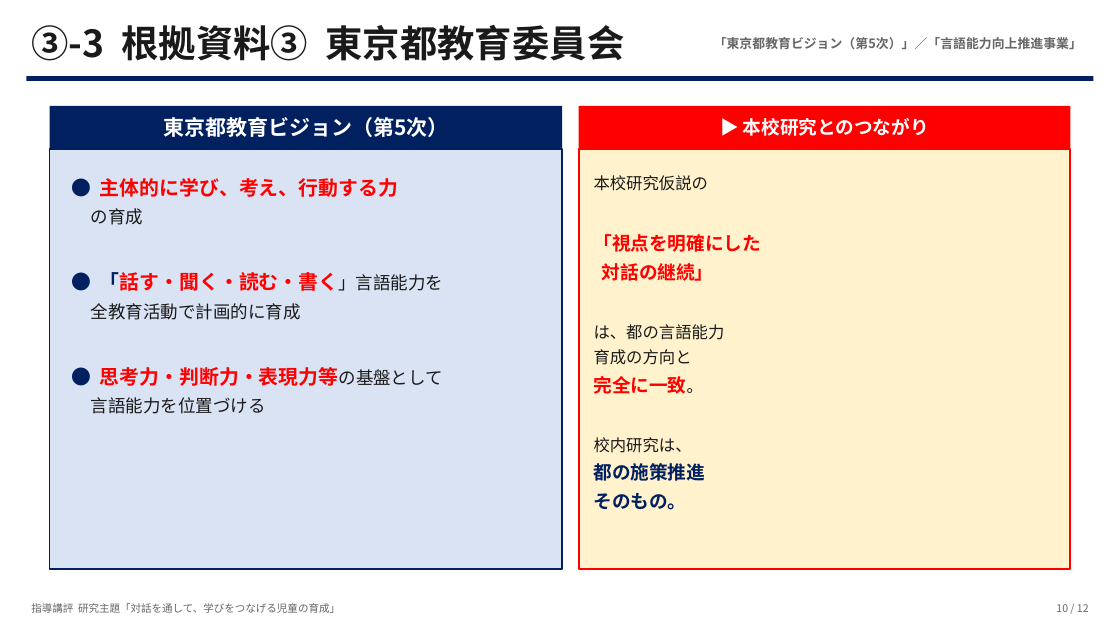
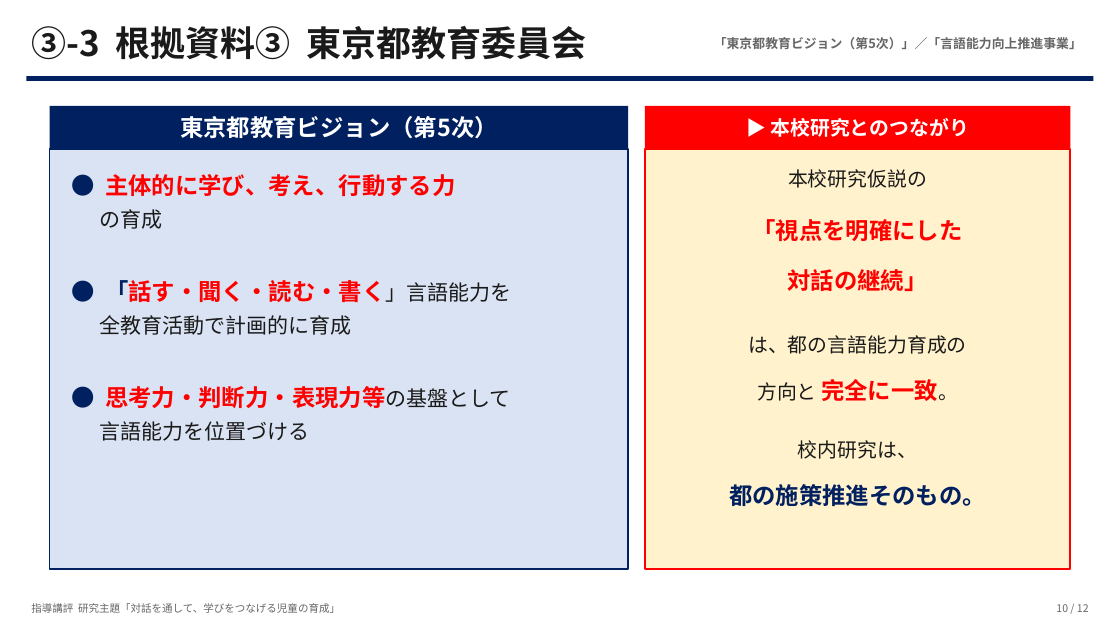
Before and after one commit to contynet730-star/con30, a slide deck: slide 10 of 指導講評_対話を通して学びをつなげる児童.pptx. Drawn at 1120x630 pixels with LibreOffice and Linux fonts; fonts in the diff are those of the drawing. Boxes give left, top, right and bottom in pixels: in the first picture for what was removed or moved away, otherwise in the second. Text is boxed around its words. In the diff, an @@ line names an element or a change of style, - is before the commit and + after.

```diff
--- a/指導講評_対話を通して学びをつなげる児童.pptx
+++ b/指導講評_対話を通して学びをつなげる児童.pptx
@@ text "③-3 根拠資料③ 東京都教育委員会" at (31, 26, 587, 60): size 32 to 30 pt @@
@@ text "東京都教育ビジョン（第5次）" at (180, 116, 498, 138): size 18 to 20 pt @@
@@ rectangle: place and size @@
-rectangle at (50, 106, 562, 149)
+rectangle at (50, 106, 628, 149)
@@ text "▶ 本校研究とのつながり": place and size @@
-text "▶ 本校研究とのつながり" at (743, 118, 929, 136)
+text "▶ 本校研究とのつながり" at (770, 118, 968, 137)
@@ text "▶ 本校研究とのつながり" at (770, 118, 968, 137): size 16 to 17 pt @@
@@ rectangle: place and size @@
-rectangle at (579, 106, 1070, 149)
+rectangle at (645, 106, 1071, 149)
@@ rectangle: place and size @@
-rectangle at (50, 149, 562, 569)
+rectangle at (50, 149, 628, 569)
@@ rectangle: place and size @@
-rectangle at (579, 149, 1070, 569)
+rectangle at (645, 149, 1071, 569)
@@ text removed at (91, 178, 443, 414) @@
-● 主体的に学び、考え、行動する力
-の育成
-● 「話す・聞く・読む・書く」言語能力を
-全教育活動で計画的に育成
-● 思考力・判断力・表現力等の基盤として
-言語能力を位置づける
@@ text added at (105, 174, 456, 196), 20 pt, text #FF0000, bold @@
+● 主体的に学び、考え、行動する力
@@ text removed at (594, 175, 761, 510) @@
-本校研究仮説の
-「視点を明確にした
-対話の継続」
-は、都の言語能力
-育成の方向と
-完全に一致。
-校内研究は、
-都の施策推進
-そのもの。
@@ text added at (788, 169, 927, 188), 17 pt, text #1A1A1A @@
+本校研究仮説の
@@ text added at (99, 209, 162, 229), 18 pt, text #1A1A1A @@
+の育成
@@ text added at (752, 219, 962, 241), 20 pt, text #FF0000, bold @@
+「視点を明確にした
@@ text added at (787, 269, 927, 291), 20 pt, text #FF0000, bold @@
+対話の継続」
@@ text added at (105, 280, 512, 302), 20 pt, text #FF0000, bold @@
+● 「話す・聞く・読む・書く」言語能力を
@@ text added at (99, 315, 351, 335), 18 pt, text #1A1A1A @@
+全教育活動で計画的に育成
@@ text added at (748, 335, 966, 354), 17 pt, text #1A1A1A @@
+は、都の言語能力育成の
@@ text added at (105, 386, 511, 408), 20 pt, text #FF0000, bold @@
+● 思考力・判断力・表現力等の基盤として
@@ text added at (757, 379, 958, 401), 20 pt, text #FF0000, bold @@
+方向と 完全に一致。
@@ text added at (99, 421, 309, 441), 18 pt, text #1A1A1A @@
+言語能力を位置づける
@@ text added at (798, 440, 917, 459), 17 pt, text #1A1A1A @@
+校内研究は、
@@ text added at (729, 484, 986, 506), 20 pt, text #002060, bold @@
+都の施策推進そのもの。
```
Also in this commit, not shown: 11 other slides changed.
